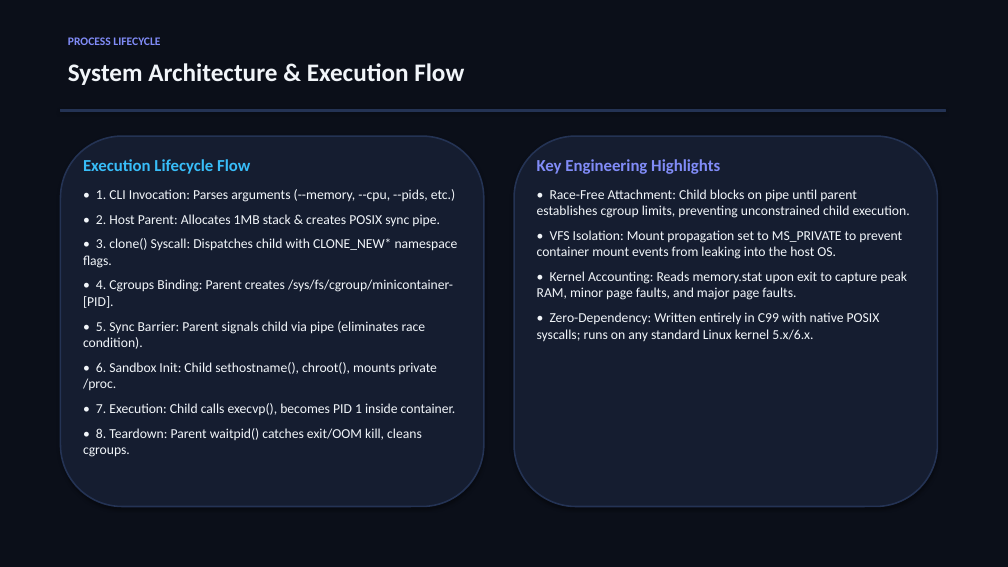
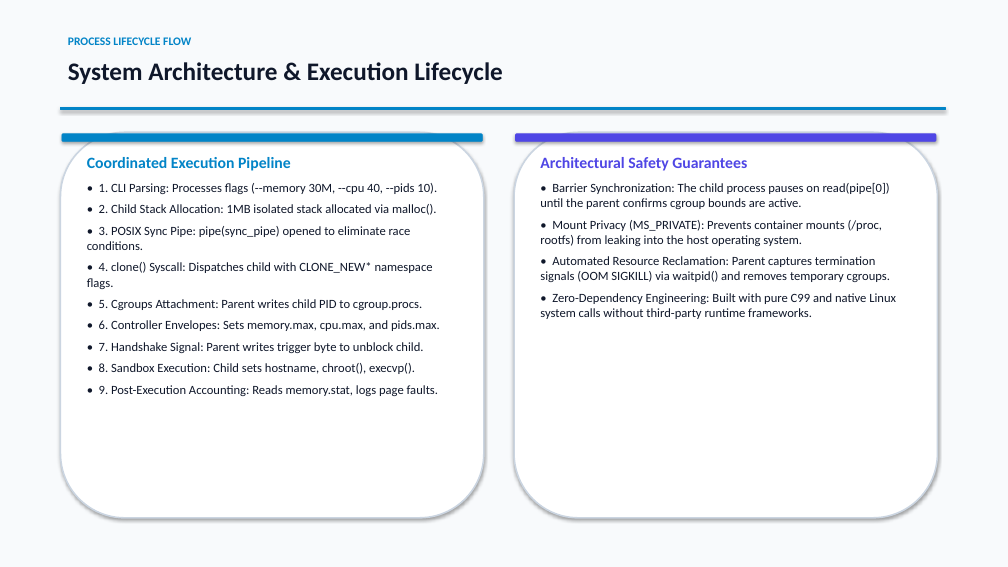
Before and after one commit to THARAKESHA/mini-container, a slide deck: slide 4 of presentation.pptx. Drawn at 1008x567 pixels with LibreOffice and Linux fonts; fonts in the diff are those of the drawing. Boxes give left, top, right and bottom in pixels: in the first picture for what was removed or moved away, otherwise in the second. Text is boxed around its words. In the diff, an @@ line names an element or a change of style, - is before the commit and + after.

Commit message:
Review: Update presentation to bright clean theme, remove viva slide, add concurrency representations

```diff
--- a/presentation.pptx
+++ b/presentation.pptx
@@ rectangle at [0,0,1008,567]: fill #0B0F19 to #F8FAFC; outline #0B0F19 0.75 pt to #F8FAFC 0.75 pt @@
@@ text at [68,37,191,45]: text changed; text colour #818CF8 to #0284C7 @@
-PROCESS LIFECYCLE
+PROCESS LIFECYCLE FLOW
@@ text at [68,62,503,84]: text changed; text colour #F1F5F9 to #0F172A @@
-System Architecture & Execution Flow
+System Architecture & Execution Lifecycle
@@ rectangle at [60,107,945,110]: fill #243354 to #0284C7; outline #243354 0.75 pt to #0284C7 0.75 pt @@
@@ rounded rectangle: place and size @@
-rounded rectangle at [60,136,484,507]
+rounded rectangle at [60,132,484,518]
@@ rounded rectangle at [60,132,484,518]: fill #151D30 to #FFFFFF; outline #243354 1.5 pt to #CBD5E1 1.5 pt @@
@@ rounded rectangle added at [62,134,482,141], fill #0284C7, outline #0284C7 0.75 pt @@
@@ rounded rectangle at [514,132,938,518]: fill #151D30 to #FFFFFF; outline #243354 1.5 pt to #CBD5E1 1.5 pt @@
@@ rounded rectangle: place and size @@
-rounded rectangle at [514,136,938,507]
+rounded rectangle at [514,132,938,518]
@@ rounded rectangle added at [516,134,936,141], fill #4F46E5, outline #4F46E5 0.75 pt @@
@@ text at [87,157,440,396]: text changed; size 13 to 12 pt; text colour #F1F5F9 to #0F172A @@
-Execution Lifecycle Flow
-• 1. CLI Invocation: Parses arguments (--memory, --cpu, --pids, etc.)
-• 2. Host Parent: Allocates 1MB stack & creates POSIX sync pipe.
-• 3. clone() Syscall: Dispatches child with CLONE_NEW* namespace flags.
-• 4. Cgroups Binding: Parent creates /sys/fs/cgroup/minicontainer-[PID].
-• 5. Sync Barrier: Parent signals child via pipe (eliminates race condition).
-• 6. Sandbox Init: Child sethostname(), chroot(), mounts private /proc.
-• 7. Execution: Child calls execvp(), becomes PID 1 inside container.
-• 8. Teardown: Parent waitpid() catches exit/OOM kill, cleans cgroups.
+Coordinated Execution Pipeline
+• 1. CLI Parsing: Processes flags (--memory 30M, --cpu 40, --pids 10).
+• 2. Child Stack Allocation: 1MB isolated stack allocated via malloc().
+• 3. POSIX Sync Pipe: pipe(sync_pipe) opened to eliminate race conditions.
+• 4. clone() Syscall: Dispatches child with CLONE_NEW* namespace flags.
+• 5. Cgroups Attachment: Parent writes child PID to cgroup.procs.
+• 6. Controller Envelopes: Sets memory.max, cpu.max, and pids.max.
+• 7. Handshake Signal: Parent writes trigger byte to unblock child.
+• 8. Sandbox Execution: Child sets hostname, chroot(), execvp().
+• 9. Post-Execution Accounting: Reads memory.stat, logs page faults.
@@ text at [540,157,896,319]: text changed; size 13 to 12 pt; text colour #F1F5F9 to #0F172A @@
-Key Engineering Highlights
-• Race-Free Attachment: Child blocks on pipe until parent establishes cgroup limits, preventing unconstrained child execution.
-• VFS Isolation: Mount propagation set to MS_PRIVATE to prevent container mount events from leaking into the host OS.
-• Kernel Accounting: Reads memory.stat upon exit to capture peak RAM, minor page faults, and major page faults.
-• Zero-Dependency: Written entirely in C99 with native POSIX syscalls; runs on any standard Linux kernel 5.x/6.x.
+Architectural Safety Guarantees
+• Barrier Synchronization: The child process pauses on read(pipe[0]) until the parent confirms cgroup bounds are active.
+• Mount Privacy (MS_PRIVATE): Prevents container mounts (/proc, rootfs) from leaking into the host operating system.
+• Automated Resource Reclamation: Parent captures termination signals (OOM SIGKILL) via waitpid() and removes temporary cgroups.
+• Zero-Dependency Engineering: Built with pure C99 and native Linux system calls without third-party runtime frameworks.
```
Also in this commit, not shown: 6 other slides changed, 1 slide added, 1 slide removed, 3 other files.
